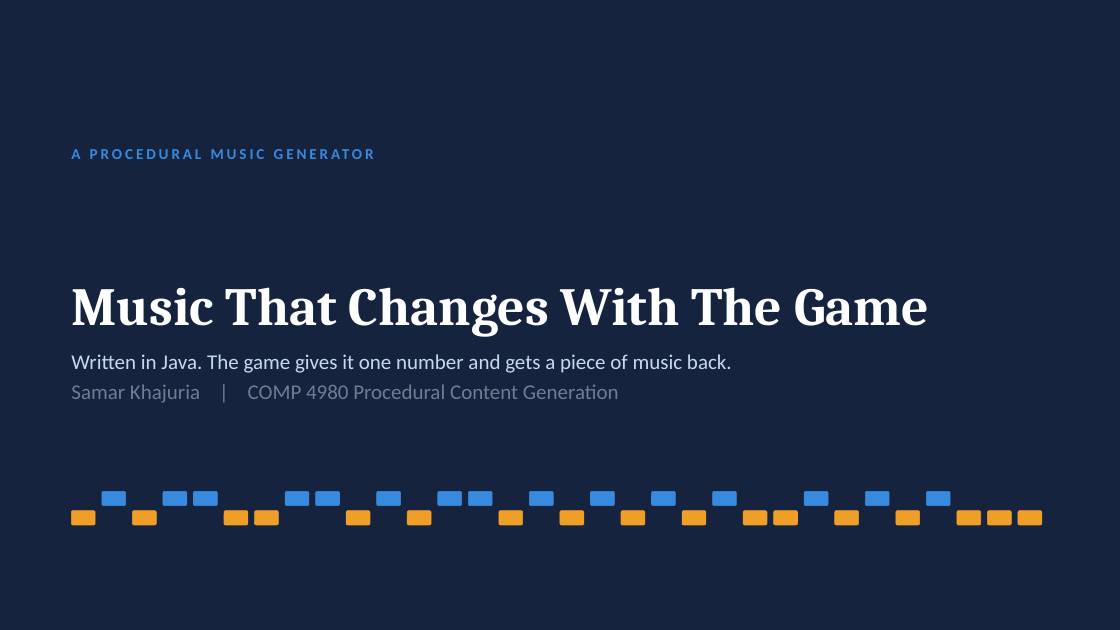
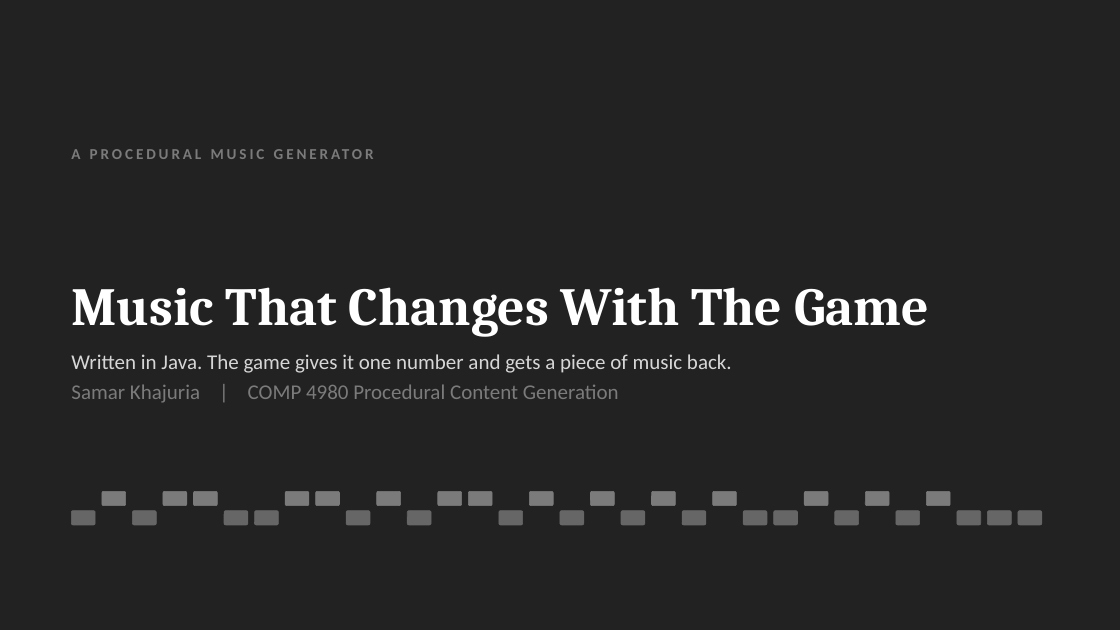
Before and after one commit to SUMMERxKx/musicGenerator, a slide deck: slide 1 of Presentation.pptx. Drawn at 1120x630 pixels with LibreOffice and Linux fonts; fonts in the diff are those of the drawing. Boxes give left, top, right and bottom in pixels: in the first picture for what was removed or moved away, otherwise in the second. Text is boxed around its words. In the diff, an @@ line names an element or a change of style, - is before the commit and + after.

```diff
--- a/Presentation.pptx
+++ b/Presentation.pptx
@@ background #16233F to #222222 @@
@@ text "A PROCEDURAL MUSIC GENERATOR" at box(71, 149, 445, 399): text colour #378ADD to #7B7B7B @@
@@ text "Written in Java. The game ..." at box(71, 354, 732, 403): text colour #C7D9EE to #D6D6D6 in "Written in Java. The game gives it ..."; text colour #6E7C94 to #7B7B7B in "Samar Khajuria | COMP 4980 Procedural Content ..." @@
@@ fill #378ADD to #7B7B7B; outline #378ADD 0.5 pt to #7B7B7B 0.5 pt in 15 elements at box(102, 492, 125, 506), box(163, 492, 187, 506), box(193, 492, 217, 506), box(285, 492, 308, 506), box(316, 492, 339, 506), box(377, 492, 401, 506), box(438, 492, 461, 506), box(469, 492, 492, 506), box(529, 492, 553, 506), box(591, 492, 614, 506), box(652, 492, 676, 506), box(712, 492, 736, 506), box(804, 492, 828, 506), box(865, 492, 889, 506), box(927, 492, 950, 506) @@
@@ fill #EF9F27 to #666666; outline #EF9F27 0.5 pt to #666666 0.5 pt in 17 elements at box(71, 511, 95, 525), box(133, 511, 156, 525), box(224, 511, 248, 525), box(255, 511, 278, 525), box(346, 511, 370, 525), box(408, 511, 431, 525), box(499, 511, 523, 525), box(560, 511, 584, 525), box(621, 511, 644, 525), box(682, 511, 706, 525), box(744, 511, 767, 525), box(774, 511, 797, 525), box(835, 511, 859, 525), box(897, 511, 920, 525), box(957, 511, 981, 525), box(988, 511, 1012, 525), box(1018, 511, 1042, 525) @@
```
Also in this commit, not shown: 12 other slides changed, 1 other file.
